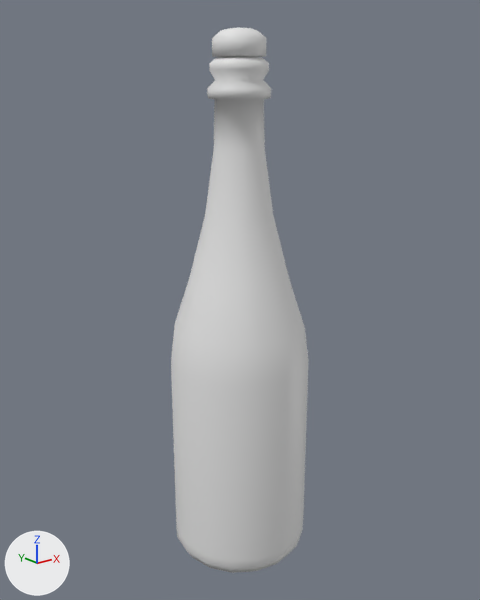
The FBX model Assets/Meshes/bottle-champagne.fbx: old version first, new version second.
Before and after are seen from a camera (50 mm lens) standing at (-0.249, -0.312, 0.133) and looking at (0.002, 0.001, 0.008). Every picture has the same lights, and +X, +Y and +Z are marked at lower left. The older version comes first. Where no turn or scale is listed for an object, it has been applied to the vertices.

The first picture shows 'bottle_champagne', 'bottle_champagne_cork'.
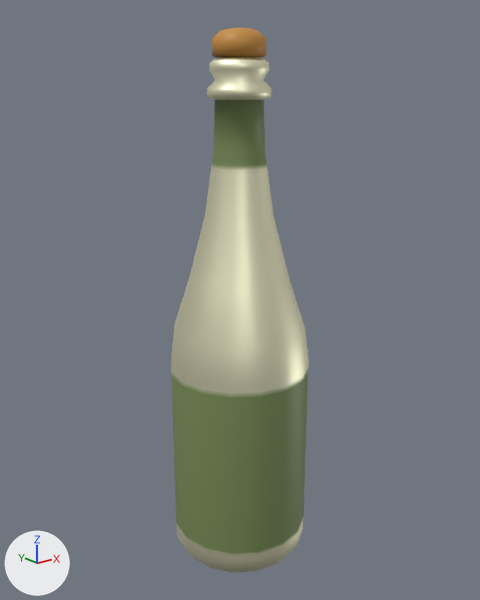
Location of each change, [x1, y1, x2, y2] in pixels of the pictures (480 x 600 px):
'bottle_champagne', recoloured, surface changed (darker): [171, 57, 309, 573] in both
'bottle_champagne_cork', recoloured (white to brown): [212, 27, 267, 58] in both

Patch to the scene script:
```diff
--- a/Assets/Meshes/bottle-champagne.fbx.py
+++ b/Assets/Meshes/bottle-champagne.fbx.py
@@ img_100x100plane_defaultmaterial_albedotransparency_png @@
+img_100x100plane_defaultmaterial_albedotransparency_png = load_image('100x100plane_DefaultMaterial_AlbedoTransparency.png', '../Materials/Textures/100x100plane_DefaultMaterial_AlbedoTransparency.png', 2048, 2048, 'sRGB')
@@ img_100x100plane_defaultmaterial_metallicsmoothness_png @@
+img_100x100plane_defaultmaterial_metallicsmoothness_png = load_image('100x100plane_DefaultMaterial_MetallicSmoothness.png', '../Materials/Textures/100x100plane_DefaultMaterial_MetallicSmoothness.png', 2048, 2048, 'Non-Color')
@@ mat_m_atlas @@
+mat_m_atlas = bpy.data.materials.new('m_atlas')
+# uses the picture img_100x100plane_defaultmaterial_albedotransparency_png
+# uses the picture img_100x100plane_defaultmaterial_metallicsmoothness_png
@@ me_cork_mesh @@
 me_cork_mesh.from_pydata(...)  # 114 vertices, 112 faces; spans x -0.0153..0.0153, y -0.0153..0.0153, z -0.0199..0.0161
+me_cork_mesh.materials.append(mat_m_atlas)
@@ me_bottle_wine_mesh_001 @@
 me_bottle_wine_mesh_001.from_pydata(...)  # 354 vertices, 352 faces; spans x -0.044..0.044, y -0.044..0.044, z 0.0..0.315
 # used by ob_bottle_champagne; location = (0.0, 0.0, -0.1644)
+# me_bottle_wine_mesh_001 part 1: texture (UV) coordinates of 352 of 352 faces, centred in x -0.043..0.043, y -0.043..0.043, z 0.0..0.315, changed; they spanned u 0.0..1.0, v 0.01..1.0 and now span u 0.57..0.7, v 0.03..0.18
+me_bottle_wine_mesh_001.materials.append(mat_m_atlas)
```
